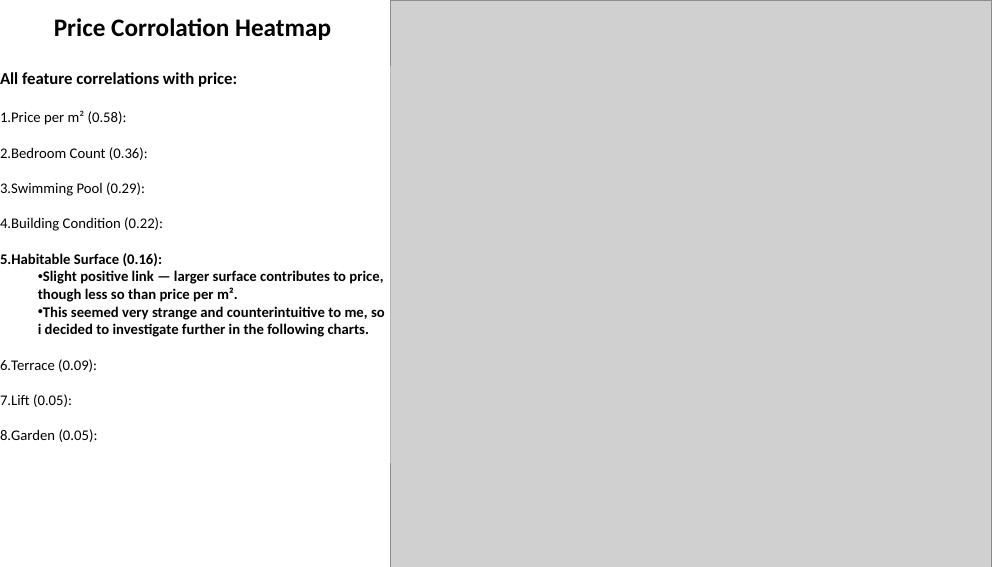
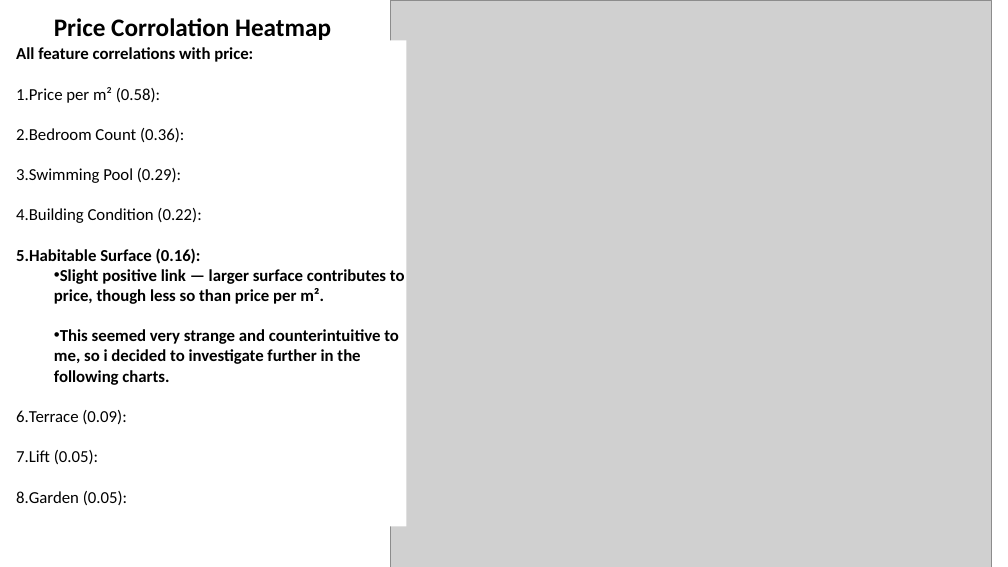
Before and after one commit to kayedee90/challenge-data-analysis, a slide deck: slide 20 of Presentation/Kenny_PDF.pptx (slide 5 before the commit). Drawn at 1008x567 pixels with LibreOffice and Linux fonts; fonts in the diff are those of the drawing; grey boxes stand for pictures. Boxes give left, top, right and bottom in pixels: in the first picture for what was removed or moved away, otherwise in the second. Text is boxed around its words. In the diff, an @@ line names an element or a change of style, - is before the commit and + after.

```diff
--- a/Presentation/Kenny_PDF.pptx
+++ b/Presentation/Kenny_PDF.pptx
@@ rectangle "All feature correlations with price:" resized from (x1=0, y1=66, x2=390, y2=463) to (x1=16, y1=41, x2=406, y2=527) @@
@@ text in rectangle at (x1=16, y1=87, x2=405, y2=505): size 14 to 16 pt @@
```
Also in this commit, not shown: 7 other slides changed, 18 slides added, 3 other files.
